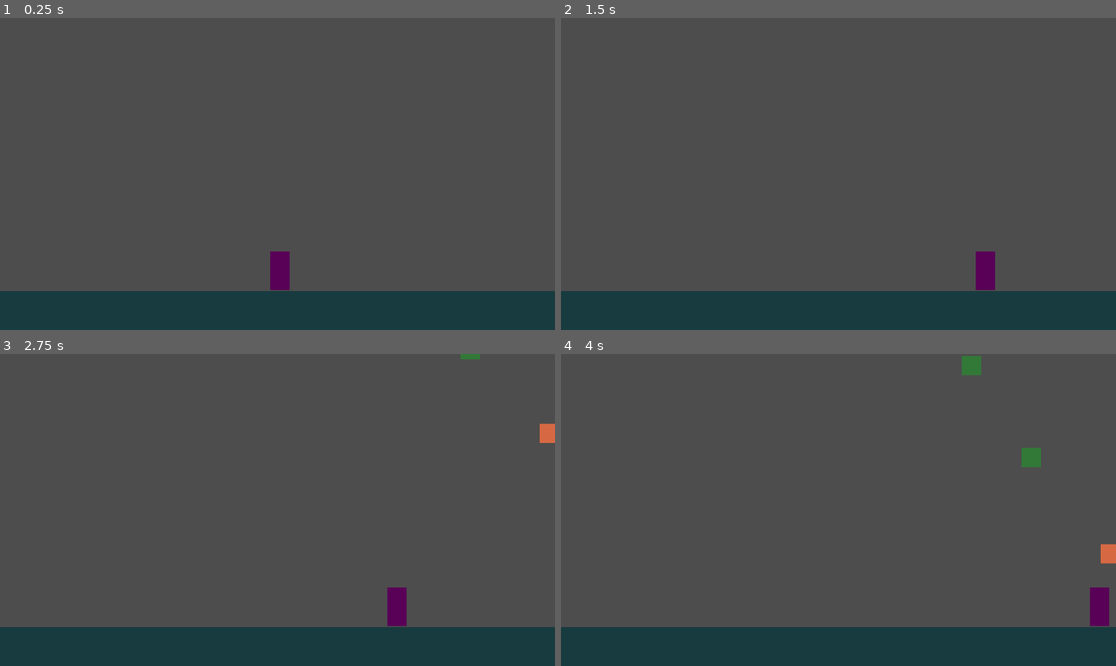
Above: before the commit, frames 1-4 (two rows, left to right).
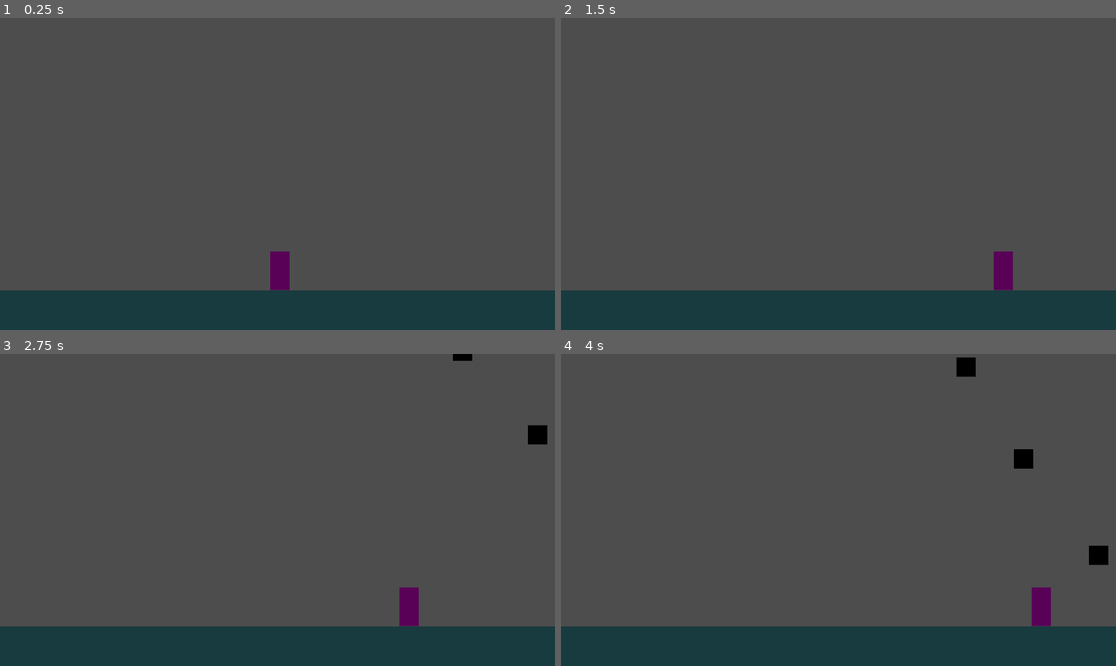
Above: after the commit, the same moments.

Repository: betofloresbaca/FruitCatcher
Game: Godot game, scene res://scenes/main.tscn
The game is run twice, just before and just after one commit, with the same random seed, the same clock (stepped at 60 frames per second) and the same inputs.
Inputs:
- Up to frame 1 (0.25 s): no input
- Up to frame 2 (1.5 s): tap Enter at 0.5 s; hold Right (Right) 0.53-1.28 s; hold Left (Left) from 1.28 s (still down)
- Up to frame 3 (2.75 s): release Left (Left) at 2.03 s; hold Right (Right) from 2.03 s (still down)
- Up to frame 4 (4 s): release Right (Right) at 3.53 s; hold Left (Left) from 3.53 s (still down)

The runs differ from the first frame. In frame 1, 0.2% of the frame differs, in the area x 0-100%, y 87-88%; in frame 2, 1.0%; in frame 3, 1.2%; in frame 4, 2.0%, in the area x 0-100%, y 0-88%.

Commit message:
Improbements on playing

Diff:
--- a/scenes/elements/player.gd
+++ b/scenes/elements/player.gd
@@ -1,14 +1,15 @@
 extends CharacterBody2D
 
 const acceleration = 2000
-const max_speed = 400
-const drag = 1500
+const max_speed = 450
+const drag = 2500
 
 
 func _process(delta):
 	var input_vector = get_input_vector()
 	velocity += input_vector * acceleration * delta
 	velocity.x = clamp(velocity.x, -max_speed, max_speed)
+	# Drag
 	if input_vector == Vector2.ZERO and abs(velocity.x) > 0:
 		velocity.x -= sign(velocity.x) * clamp(drag * delta, 0, abs(velocity.x))
 	move_and_slide()
@@ -21,3 +22,7 @@
 	if Input.is_action_pressed("Right"):
 		movement = movement + Vector2.RIGHT
 	return movement
+
+
+func kill():
+	pass
--- a/scenes/elements/random_line_spawner.gd
+++ b/scenes/elements/random_line_spawner.gd
@@ -1,4 +1,6 @@
 extends Node2D
+
+signal object_spawned
 
 @export_range(0.1, 100, 0.1) var objects_per_seccond: float = 1
 @export var spawn_container_path: NodePath
@@ -35,6 +37,7 @@
 	spawn_object.set_position(spawn_position)
 	spawn_object.process_mode = Node.PROCESS_MODE_INHERIT
 	spawn_object.show()
+	object_spawned.emit()
 
 
 func __get_random_spawn_position():
--- a/scenes/main.tscn
+++ b/scenes/main.tscn
@@ -1,36 +1,71 @@
-[gd_scene load_steps=5 format=3 uid="uid://bc1fjb6o5flss"]
+[gd_scene load_steps=6 format=3 uid="uid://bc1fjb6o5flss"]
 
 [ext_resource type="PackedScene" uid="uid://6w28415q075u" path="res://scenes/elements/player.tscn" id="1_l8jl6"]
-[ext_resource type="PackedScene" uid="uid://fmpki3l5f6g7" path="res://scenes/elements/ground.tscn" id="2_5ixk6"]
 [ext_resource type="PackedScene" uid="uid://ch76vu40cu3dk" path="res://scenes/elements/random_line_spawner.tscn" id="3_g4hgf"]
 [ext_resource type="PackedScene" uid="uid://bb1p12mavjmq6" path="res://scenes/elements/falling_object.tscn" id="3_xsaco"]
+
+[sub_resource type="RectangleShape2D" id="RectangleShape2D_y6agh"]
+size = Vector2(100, 663)
+
+[sub_resource type="RectangleShape2D" id="RectangleShape2D_2m8ea"]
+size = Vector2(100, 100)
 
 [node name="Main" type="Node2D"]
 
 [node name="Player" parent="." instance=ExtResource("1_l8jl6")]
 position = Vector2(581, 565)
 
-[node name="RigidBody2D" parent="." instance=ExtResource("2_5ixk6")]
-position = Vector2(580, 616)
-
 [node name="FallingSpawner" parent="." instance=ExtResource("3_g4hgf")]
-position = Vector2(2.08165e-12, -50)
-scale = Vector2(5.75, 1)
+position = Vector2(26, -47)
+scale = Vector2(5.5, 1)
 spawn_container_path = NodePath("../FallingObjects")
 
 [node name="Pineaple" parent="FallingSpawner" instance=ExtResource("3_xsaco")]
 visible = false
-color = Color(0.615686, 0.556863, 0.247059, 1)
 
 [node name="Orange" parent="FallingSpawner" instance=ExtResource("3_xsaco")]
 visible = false
-color = Color(0.839216, 0.411765, 0.266667, 1)
 
 [node name="Pickle" parent="FallingSpawner" instance=ExtResource("3_xsaco")]
 visible = false
-color = Color(0.196078, 0.47451, 0.219608, 1)
 
 [node name="Bomb" parent="FallingSpawner" instance=ExtResource("3_xsaco")]
 visible = false
 
 [node name="FallingObjects" type="Node2D" parent="."]
+
+[node name="LeftWall" type="StaticBody2D" parent="."]
+metadata/_edit_lock_ = true
+
+[node name="CollisionShape2D" type="CollisionShape2D" parent="LeftWall"]
+position = Vector2(-70, 316)
+shape = SubResource("RectangleShape2D_y6agh")
+
+[node name="RightWall" type="StaticBody2D" parent="."]
+metadata/_edit_lock_ = true
+
+[node name="CollisionShape2D" type="CollisionShape2D" parent="RightWall"]
+position = Vector2(1223, 317)
+shape = SubResource("RectangleShape2D_y6agh")
+
+[node name="StaticBody2D" type="StaticBody2D" parent="."]
+position = Vector2(572, 616)
+scale = Vector2(15, 1)
+metadata/_edit_lock_ = true
+
+[node name="ColorRect" type="ColorRect" parent="StaticBody2D"]
+anchors_preset = 8
+anchor_left = 0.5
+anchor_top = 0.5
+anchor_right = 0.5
+anchor_bottom = 0.5
+offset_left = -50.0
+offset_top = -50.0
+offset_right = 50.0
+offset_bottom = 50.0
+grow_horizontal = 2
+grow_vertical = 2
+color = Color(0.0941176, 0.231373, 0.247059, 1)
+
+[node name="CollisionShape2D" type="CollisionShape2D" parent="StaticBody2D"]
+shape = SubResource("RectangleShape2D_2m8ea")
